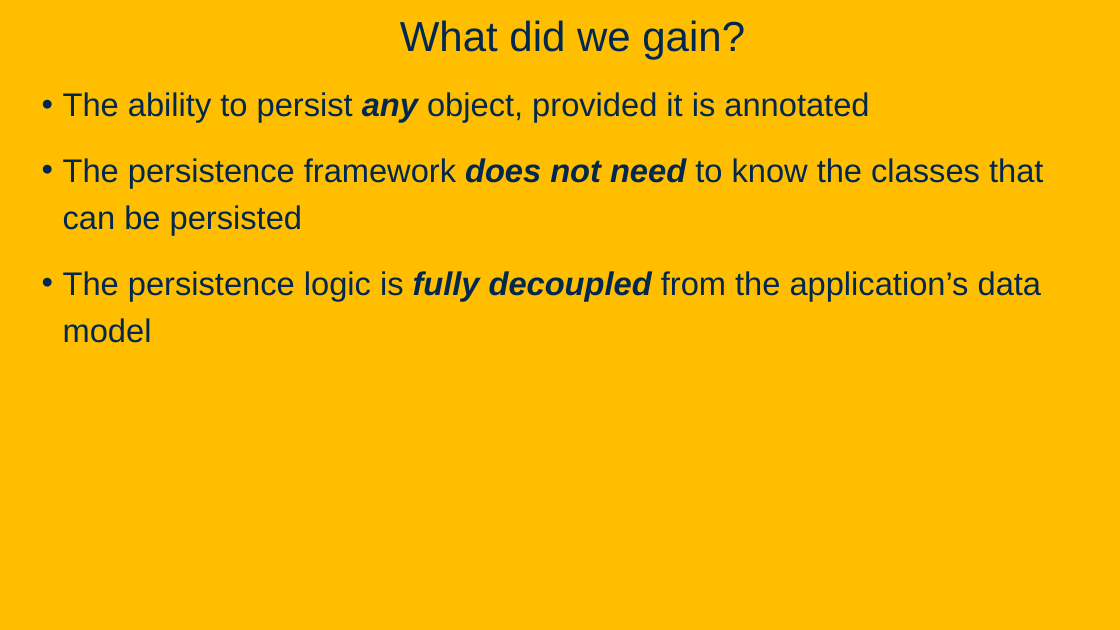
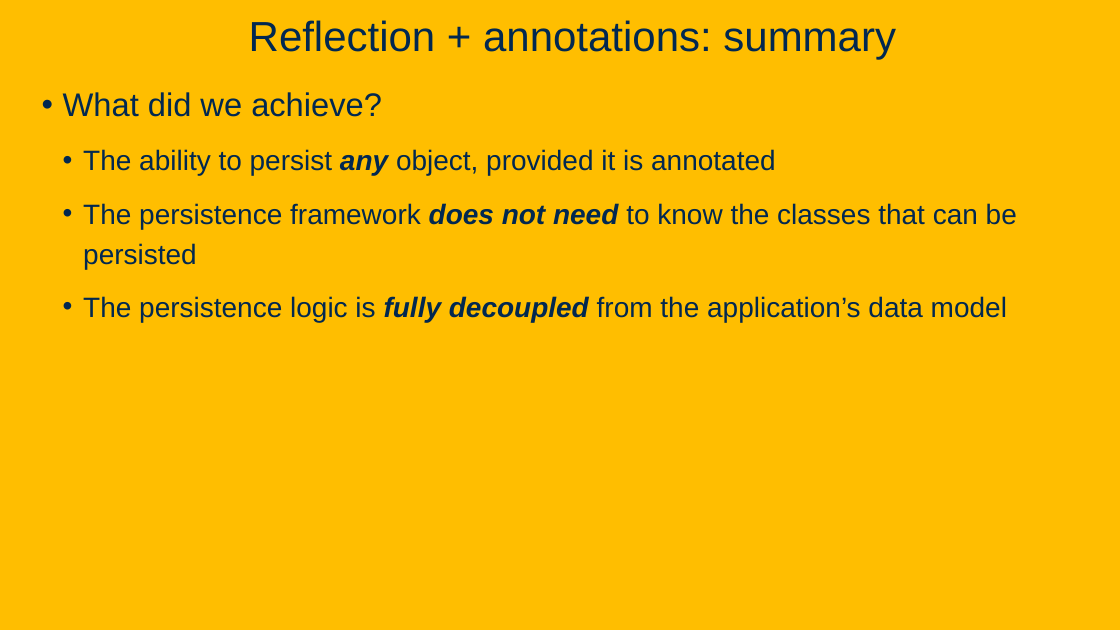
Before and after one commit to davsec-teaching/ECS160-Winter2025, a slide deck: slide 49 of slides/5_annotations_and_reflection.pptx (slide 41 before the commit). Drawn at 1120x630 pixels with LibreOffice and Linux fonts; fonts in the diff are those of the drawing; background and template pictures are left out. Boxes give left, top, right and bottom in pixels: in the first picture for what was removed or moved away, otherwise in the second. Text is boxed around its words. In the diff, an @@ line names an element or a change of style, - is before the commit and + after.

Commit message:
update annotations and reflection slides

```diff
--- a/slides/5_annotations_and_reflection.pptx
+++ b/slides/5_annotations_and_reflection.pptx
@@ title at [249,20,896,59]: text changed @@
-What did we gain?
+Reflection + annotations: summary
@@ text at [63,92,382,117]: paragraph added @@
+• What did we achieve?
@@ text at [83,149,1017,322]: size 28 to 24 pt; list level 1 to 2 in "The ability to persist any ..."; list level 1 to 2 in "The persistence framework does not ..."; list level 1 to 2 in "The persistence logic is fully ..." @@
```
Also in this commit, not shown: 3 other slides changed, 36 slides added, 2 slides removed.
